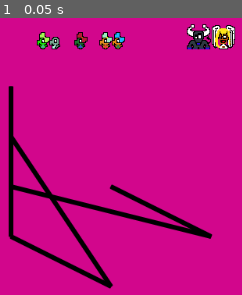
Above: before the commit, frame 1.
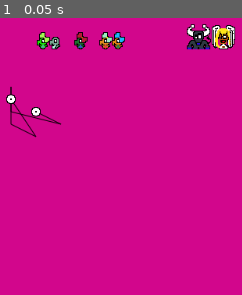
Above: after the commit, the same moment.

Repository: medmaster0/JuJu
Game: Godot game, scene res://JuJuGame.tscn
Same seed, same stepped clock (60 frames per second), same inputs: the game is played once before the commit and once after it.
Inputs:
- Up to frame 1 (0.05 s): no input

The runs differ from the first frame. In frame 1, 6.7% of the frame differs, in the area x 2-89%, y 24-98%.

Commit message:
added sigil endpoints

Diff:
--- a/JuJuGame.tscn
+++ b/JuJuGame.tscn
@@ -5,7 +5,7 @@
 [ext_resource path="res://scenes/Angel.tscn" type="PackedScene" id=3]
 [ext_resource path="res://scenes/Sigil.tscn" type="PackedScene" id=4]
 
-[node name="JuJuGame" type="Node" index="0"]
+[node name="JuJuGame" type="Node"]
 
 [node name="Creature" parent="." index="0" instance=ExtResource( 1 )]
 
--- a/scenes/Sigil.gd
+++ b/scenes/Sigil.gd
@@ -43,7 +43,6 @@
 		vertices.append(temp_vertex)
 
 
-
 #Draws the sigil by connecting straight lines between all the stored vertices in vertices[]
 func draw_intelligence_sigil():
 	#Now Vertices should have random points in it...
@@ -53,5 +52,9 @@
 		#Draw a line between this point and the next
 		var first_point = $TileMap.map_to_world(vertices[v])
 		var second_point = $TileMap.map_to_world(vertices[v+1])
-		draw_line(first_point, second_point,line_color, 5,true)
-		update()
+		draw_line(first_point, second_point,line_color, 1,true)
+
+
+	#Also, move sprites to both ends of the sigil
+	$Sprite.position = $TileMap.map_to_world(vertices[0])
+	$Sprite2.position = $TileMap.map_to_world(vertices[-1])
--- a/scenes/Sigil.tscn
+++ b/scenes/Sigil.tscn
@@ -1,8 +1,9 @@
-[gd_scene load_steps=2 format=2]
+[gd_scene load_steps=3 format=2]
 
 [ext_resource path="res://scenes/Sigil.gd" type="Script" id=1]
+[ext_resource path="res://tiles/sigil_dot.png" type="Texture" id=2]
 
-[node name="Sigil" type="Node2D"]
+[node name="Sigil" type="Node2D" index="0"]
 
 script = ExtResource( 1 )
 
@@ -10,7 +11,7 @@
 
 mode = 0
 tile_set = null
-cell_size = Vector2( 64, 64 )
+cell_size = Vector2( 16, 16 )
 cell_quadrant_size = 16
 cell_custom_transform = Transform2D( 1, 0, 0, 1, 0, 0 )
 cell_half_offset = 2
@@ -25,3 +26,13 @@
 occluder_light_mask = 1
 format = 1
 tile_data = PoolIntArray(  )
+_sections_unfolded = [ "Cell" ]
+
+[node name="Sprite" type="Sprite" parent="." index="1"]
+
+texture = ExtResource( 2 )
+_sections_unfolded = [ "Offset" ]
+
+[node name="Sprite2" type="Sprite" parent="." index="2"]
+
+texture = ExtResource( 2 )
Binary file added: tiles/sigil_dot.png
Not shown, added: tiles/sigil_dot.png.import
